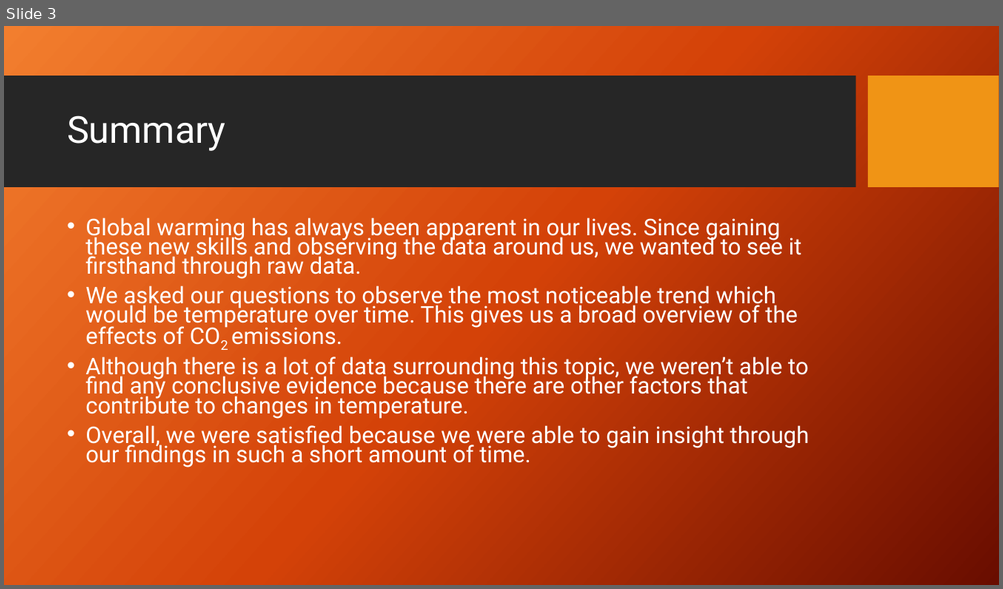
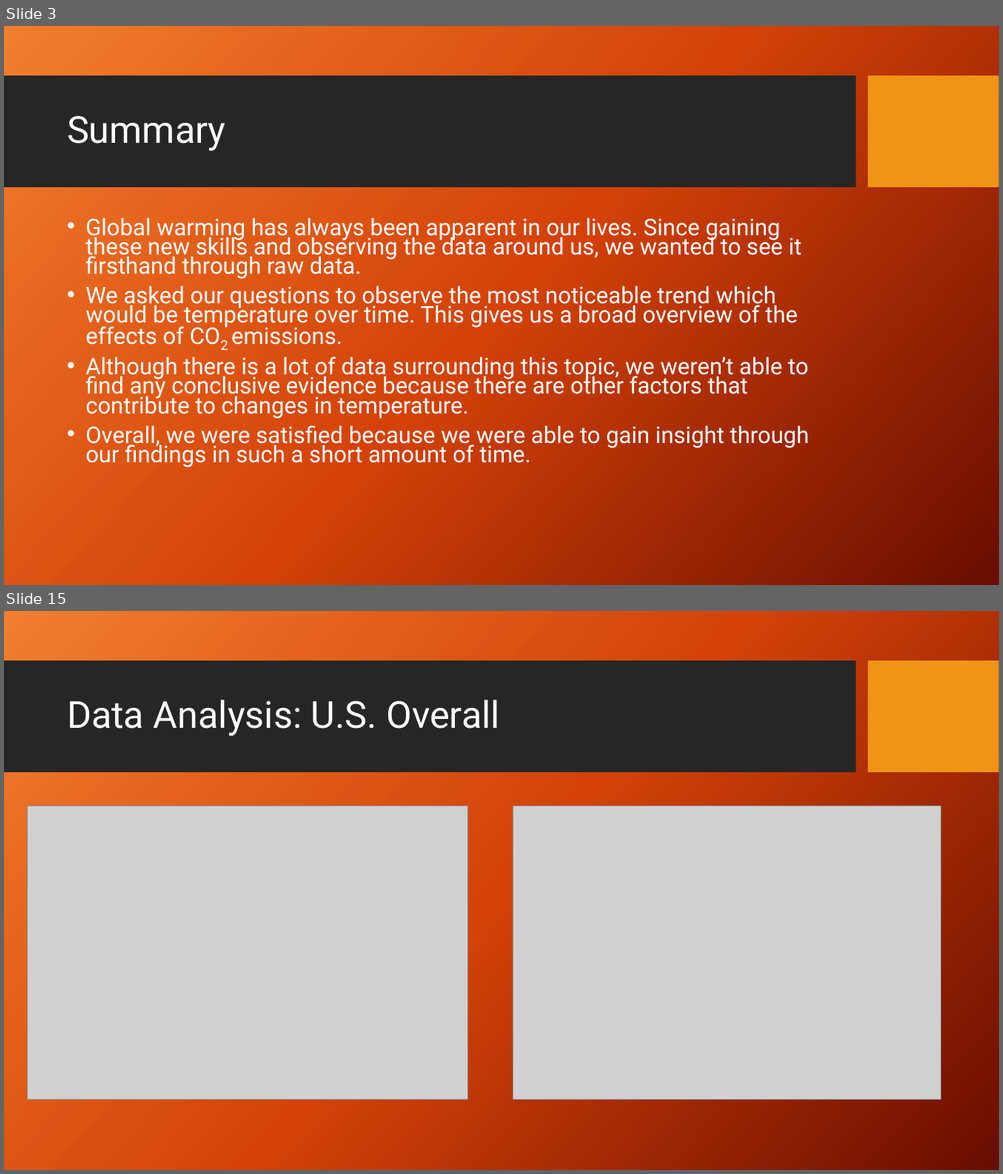
Before and after one commit to KennytheSun/Global_Warming_Repo, a slide deck: CO2emissionsVsTempPP.pptx. Shown one above the other, each under a label of ours: slide 3 before the commit, slides 3 and 15 after it; the slides between them are not shown. The pictures are 1003x589 and 1003x1174 pixels, drawn with LibreOffice and Linux fonts; fonts in the diff are those of the drawing; grey boxes stand for pictures; background and template pictures are left out. Boxes give left, top, right and bottom in pixels: in the first picture for what was removed or moved away, otherwise in the second. Text is boxed around its words. In the diff, an @@ line names an element or a change of style, - is before the commit and + after.

```diff
--- a/CO2emissionsVsTempPP.pptx
+++ b/CO2emissionsVsTempPP.pptx
@@ slide 15 added at [4, 611, 999, 1170], background picture (left out); not listed: 2 template elements that a slide beside it also shows @@
@@ title added at [67, 700, 499, 736], 36 pt, text #FFFFFF @@
+Data Analysis: U.S. Overall
@@ picture added at [27, 806, 467, 1100] @@
@@ picture added at [513, 806, 941, 1100] @@
```
Also in this commit, not shown: 4 slides changed, 11 other slides added, 2 slides removed.
